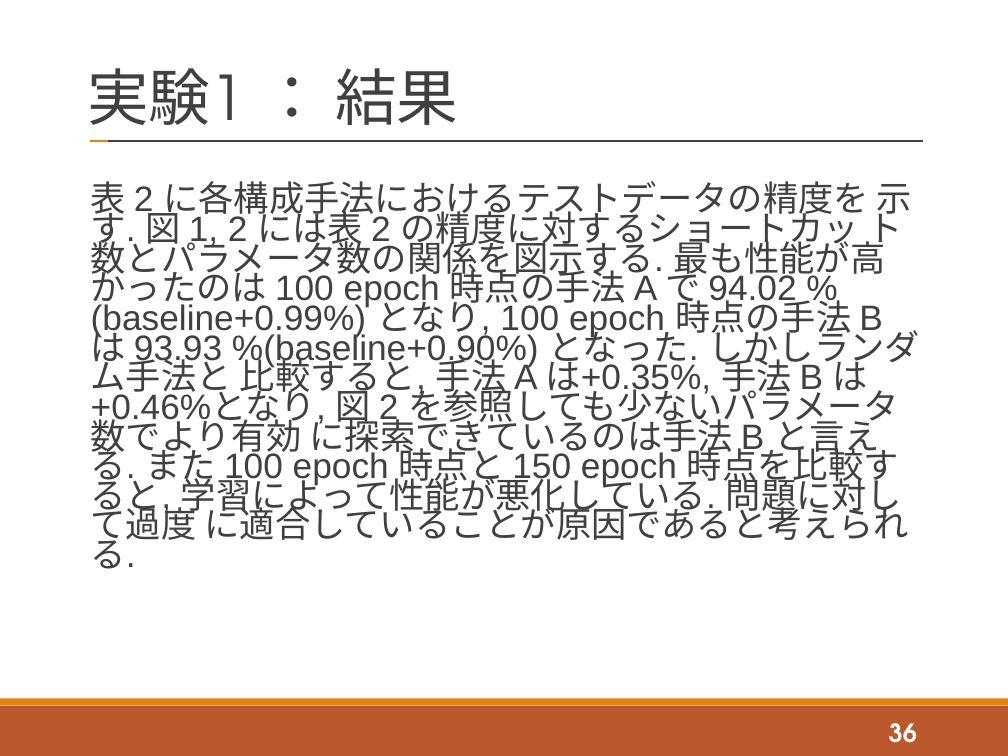
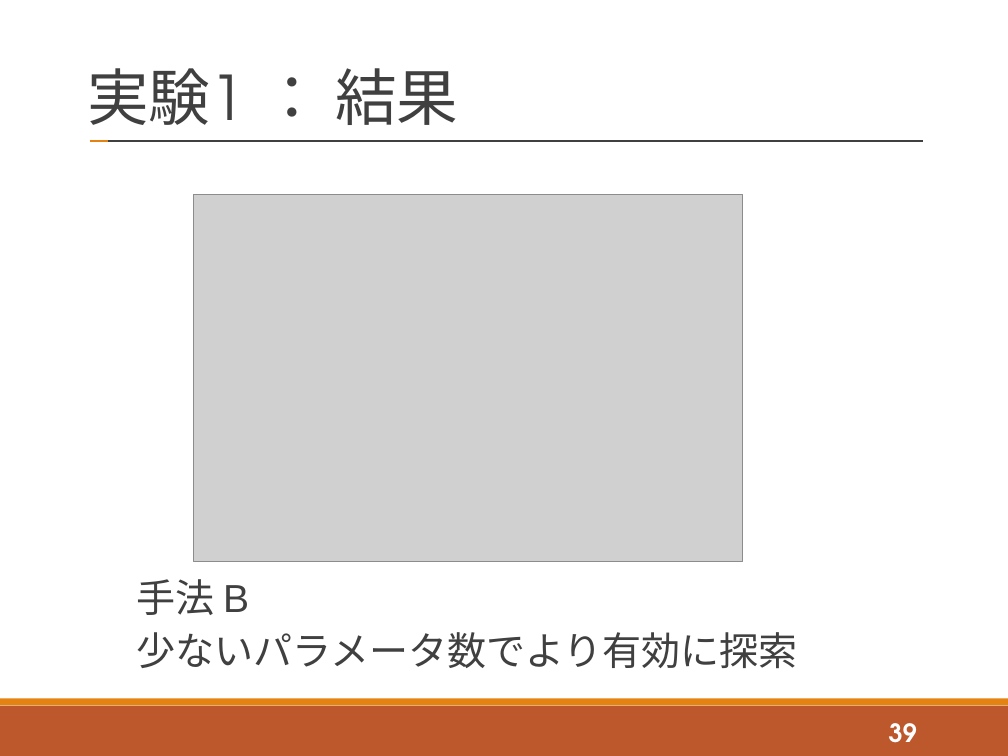
Before and after one commit to tatsuya-sugiyama/WeeklyReport, a slide deck: slide 39 of report/2020後期/2020_2nd_sugiyama.pptx (slide 36 before the commit). Drawn at 1008x756 pixels with LibreOffice and Linux fonts; fonts in the diff are those of the drawing; grey boxes stand for pictures. Boxes give left, top, right and bottom in pixels: in the first picture for what was removed or moved away, otherwise in the second. Text is boxed around its words. In the diff, an @@ line names an element or a change of style, - is before the commit and + after.

```diff
--- a/report/2020後期/2020_2nd_sugiyama.pptx
+++ b/report/2020後期/2020_2nd_sugiyama.pptx
@@ text removed at (91,181,920,569) @@
-表 2 に各構成手法におけるテストデータの精度を 示す. 図 1, 2 には表 2 の精度に対するショートカッ ト数とパラメータ数の関係を図示する. 最も性能が高 かったのは 100 epoch 時点の手法 A で 94.02 %(baseline+0.99%) となり, 100 epoch 時点の手法 B は 93.93 %(baseline+0.90%) となった. しかしランダム手法と 比較すると, 手法 A は+0.35%, 手法 B は+0.46%となり, 図 2 を参照しても少ないパラメータ数でより有効 に探索できているのは手法 B と言える. また 100 epoch 時点と 150 epoch 時点を比較すると, 学習によって性能が悪化している. 問題に対して過度 に適合していることが原因であると考えられる.
@@ picture added at (194,195,743,561) @@
@@ text added at (137,579,798,668), 27.9 pt, text #404040 @@
+手法 B
+少ないパラメータ数でより有効に探索
@@ page number at (889,723,917,743): text changed @@
-36
+39
```
Also in this commit, not shown: 10 other slides changed, 7 slides added, 6 other files.
